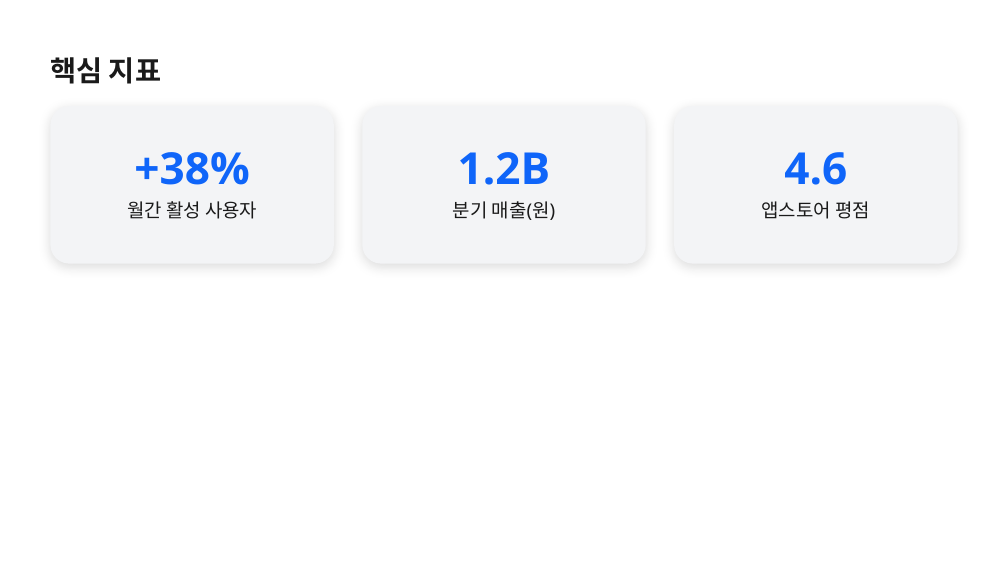
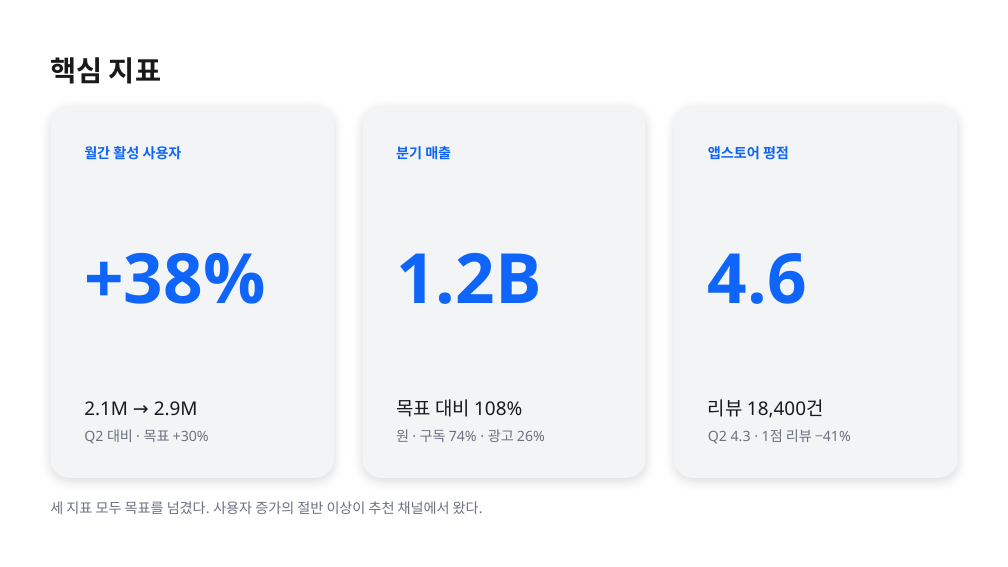
Before and after one commit to k2sebeom/balpyo, a slide deck: slide 3 of examples/showcase/decks/quarterly-review/q3-비즈니스-리뷰.pptx. Drawn at 1008x567 pixels with LibreOffice and Linux fonts; fonts in the diff are those of the drawing. Boxes give left, top, right and bottom in pixels: in the first picture for what was removed or moved away, otherwise in the second. Text is boxed around its words. In the diff, an @@ line names an element or a change of style, - is before the commit and + after.

```diff
--- a/examples/showcase/decks/quarterly-review/q3-비즈니스-리뷰.pptx
+++ b/examples/showcase/decks/quarterly-review/q3-비즈니스-리뷰.pptx
@@ rounded rectangle added at <box>51,106,334,478</box>, fill #F3F4F6 @@
@@ rounded rectangle added at <box>362,106,646,478</box>, fill #F3F4F6 @@
@@ rounded rectangle added at <box>675,106,958,478</box>, fill #F3F4F6 @@
@@ text "월간 활성 사용자": place and size @@
-text "월간 활성 사용자" at <box>51,106,334,263</box>
+text "월간 활성 사용자" at <box>84,146,182,160</box>
@@ text "월간 활성 사용자" at <box>84,146,182,160</box>: size 18 to 13.5 pt, text colour #1A1A1A to #0F65F9, bold on; alignment centre to left; line spacing 27pt to 20.2pt; fill #F3F4F6 to none; shadow off @@
@@ text at <box>396,146,451,160</box>: text changed; size 18 to 13.5 pt; text colour #1A1A1A to #0F65F9; bold on @@
-1.2B
-분기 매출(원)
+분기 매출
@@ text "분기 매출": place and size @@
-text "분기 매출" at <box>362,106,646,263</box>
+text "분기 매출" at <box>396,146,451,160</box>
@@ text "분기 매출" at <box>396,146,451,160</box>: fill #F3F4F6 to none; shadow off @@
@@ text "앱스토어 평점" at <box>708,146,789,160</box>: size 18 to 13.5 pt, text colour #1A1A1A to #0F65F9, bold on; alignment centre to left; line spacing 27pt to 20.2pt; fill #F3F4F6 to none; shadow off @@
@@ text "앱스토어 평점": place and size @@
-text "앱스토어 평점" at <box>675,106,958,263</box>
+text "앱스토어 평점" at <box>708,146,789,160</box>
@@ text at <box>134,152,249,185</box>: paragraph removed @@
-+38%
@@ text at <box>784,152,847,185</box>: paragraph removed @@
-4.6
@@ text added at <box>84,253,265,304</box>, 66 pt, text #0F65F9, bold @@
++38%
@@ text added at <box>396,253,542,304</box>, 66 pt, text #0F65F9, bold @@
+1.2B
@@ text added at <box>708,253,807,304</box>, 66 pt, text #0F65F9, bold @@
+4.6
@@ text added at <box>84,401,198,416</box>, 18 pt, text #1A1A1A @@
+2.1M → 2.9M
@@ text added at <box>396,399,522,417</box>, 18 pt, text #1A1A1A @@
+목표 대비 108%
@@ text added at <box>708,399,823,418</box>, 18 pt, text #1A1A1A @@
+리뷰 18,400건
@@ text added at <box>84,429,209,444</box>, 13.5 pt, text #6B7280 @@
+Q2 대비 · 목표 +30%
@@ text added at <box>396,429,545,442</box>, 13.5 pt, text #6B7280 @@
+원 · 구독 74% · 광고 26%
@@ text added at <box>708,429,851,444</box>, 13.5 pt, text #6B7280 @@
+Q2 4.3 · 1점 리뷰 −41%
@@ text added at <box>50,501,483,514</box>, 13.5 pt, text #6B7280 @@
+세 지표 모두 목표를 넘겼다. 사용자 증가의 절반 이상이 추천 채널에서 왔다.
```
Also in this commit, not shown: 4 other slides changed, 2 slides added, 1 slide removed, 14 other files.
